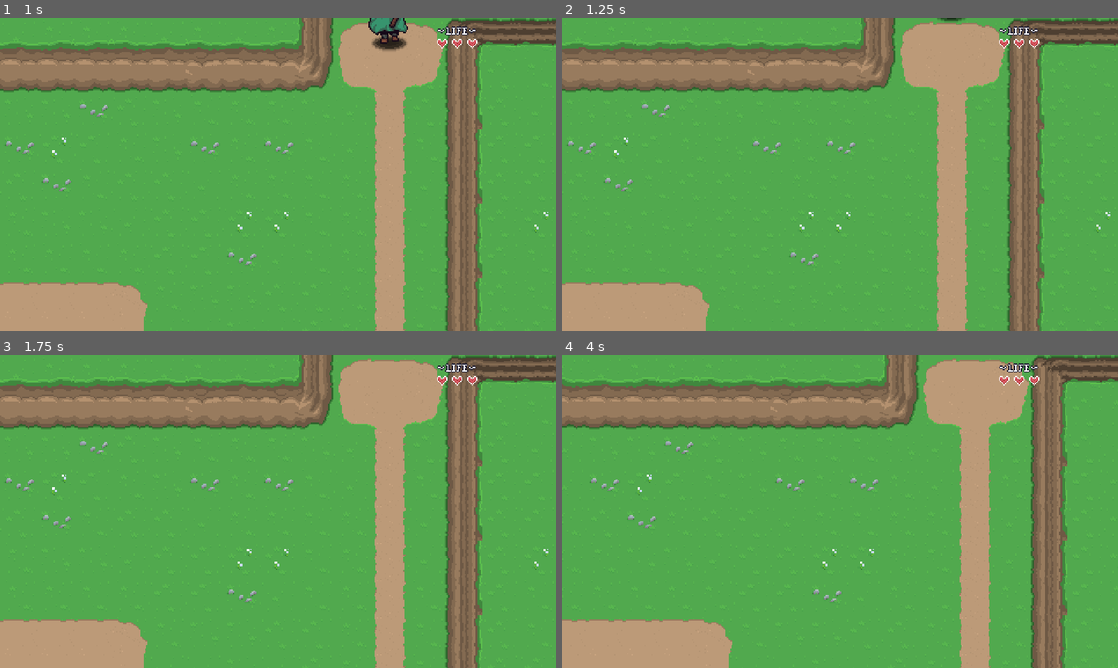
Above: before the commit, frames 1-4 (two rows, left to right).
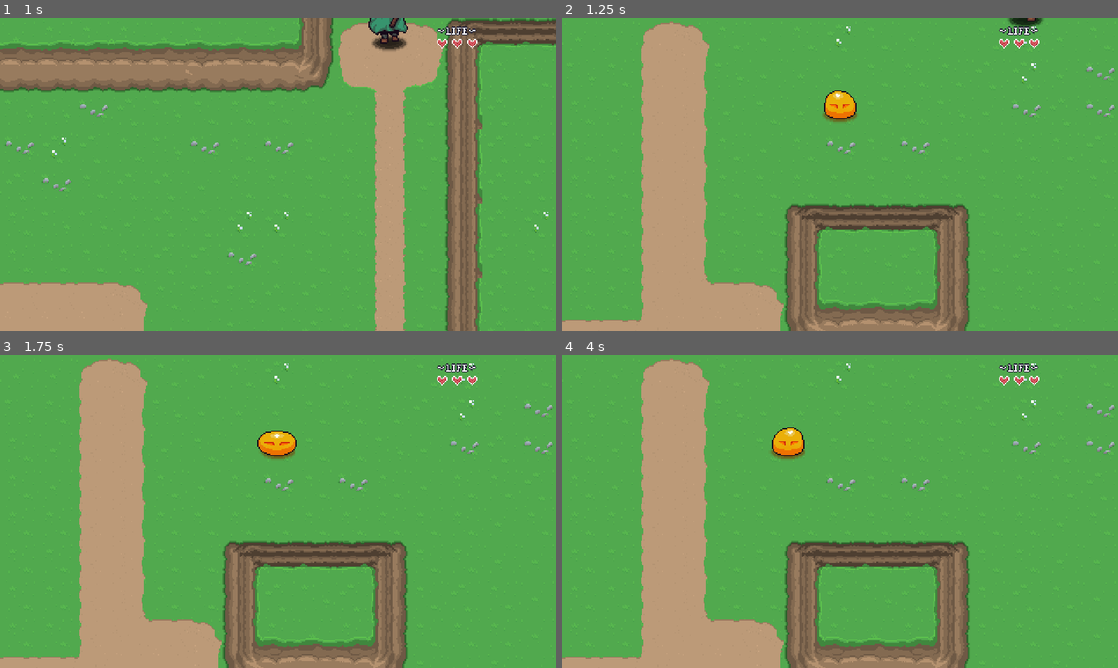
Above: after the commit, the same moments.

Repository: philozofer/aarpg
Game: Godot game, scene res://scenes/levels/Area1/level1.tscn
The game is run twice, just before and just after one commit, with the same random seed, the same clock (stepped at 60 frames per second) and the same inputs. This scene is started directly instead of the project's main scene.
Inputs:
- Up to frame 1 (1 s): tap Enter at 0.5 s; hold W (move_up) from 0.53 s (still down); hold J (attack) from 0.53 s (still down)
- Up to frame 2 (1.25 s): keep holding W (move_up); keep holding J (attack)
- Up to frame 3 (1.75 s): keep holding W (move_up); release J (attack) at 1.28 s; tap J (attack) at 1.35 s
- Up to frame 4 (4 s): release W (move_up) at 2.03 s; hold J (attack) 2.03-2.78 s; hold A (move_left) 2.03-3.53 s; tap J (attack) at 2.85 s; hold S (move_down) from 3.53 s (still down); hold J (attack) from 3.53 s (still down)

Frame 1 is identical in both runs. In frame 2, 43% of the frame differs, in the area x 0-100%, y 0-100%; in frame 3, 43%; in frame 4, 44%.

Commit message:
created basic scene_manager + scene transitions

Diff:
--- a/autoloads/global_level_manager.gd
+++ b/autoloads/global_level_manager.gd
@@ -1,9 +1,49 @@
 extends Node
 
+
+signal level_load_started
+signal level_loaded
+signal TileMapBoundsChanged(bounds : Array[Vector2])
+
+
+
 var current_tilemap_bounds: Array[Vector2]
-signal TileMapBoundsChanged(bounds : Array[Vector2])
+var target_transition: String
+var position_offset: Vector2
+
+
+func _ready():
+	await get_tree().process_frame
+	level_loaded.emit()
 
 func changeTilemapBounds(bounds: Array[Vector2]) -> void:
 	current_tilemap_bounds = bounds
 	TileMapBoundsChanged.emit(bounds)
+
+func load_new_level(
+	level_path: String,
+	_target_transition: String,
+	_postition_offset: Vector2
+) -> void:
+
+	get_tree().paused = true
+	target_transition = _target_transition
+	position_offset = _postition_offset
+
+	await get_tree().process_frame # Level Transition (effects)
+
+	level_load_started.emit()
+
+	await get_tree().process_frame
+
+	get_tree().change_scene_to_file(level_path)
+
+	await get_tree().process_frame # Level Transition (effects)
+
+	get_tree().paused = false
+
+	await get_tree().process_frame
+
+	level_loaded.emit()
+
 	pass
--- a/scenes/levels/Area1/level1.tscn
+++ b/scenes/levels/Area1/level1.tscn
@@ -1,8 +1,9 @@
-[gd_scene load_steps=4 format=3 uid="uid://w3j42lklqu04"]
+[gd_scene load_steps=5 format=3 uid="uid://w3j42lklqu04"]
 
 [ext_resource type="PackedScene" uid="uid://cu3fp0yjpylx1" path="res://assets/tilemaps/grass-01.tscn" id="1_mw83q"]
 [ext_resource type="Script" path="res://scripts/levels/level.gd" id="1_p3o7u"]
 [ext_resource type="PackedScene" uid="uid://doku2rqdjmkv3" path="res://scenes/levels/player_spawn.tscn" id="2_1uodm"]
+[ext_resource type="PackedScene" uid="uid://cxmgl43fpgqqx" path="res://scenes/levels/level_transition.tscn" id="4_xjyoy"]
 
 [node name="Level1" type="Node2D"]
 y_sort_enabled = true
@@ -13,3 +14,9 @@
 
 [node name="PlayerSpawn" parent="." instance=ExtResource("2_1uodm")]
 position = Vector2(496, -90)
+
+[node name="LevelTransition" parent="." instance=ExtResource("4_xjyoy")]
+position = Vector2(496, -128)
+level = "res://scenes/levels/playground.tscn"
+size = 3
+side = 2
--- /dev/null
+++ b/scenes/levels/level_transition.tscn
@@ -0,0 +1,18 @@
+[gd_scene load_steps=3 format=3 uid="uid://cxmgl43fpgqqx"]
+
+[ext_resource type="Script" path="res://scripts/levels/level_transition.gd" id="1_awq7i"]
+
+[sub_resource type="RectangleShape2D" id="RectangleShape2D_kfcuj"]
+resource_local_to_scene = true
+size = Vector2(32, 64)
+
+[node name="LevelTransition" type="Area2D"]
+collision_layer = 0
+monitorable = false
+script = ExtResource("1_awq7i")
+metadata/_edit_vertical_guides_ = [-58.0]
+
+[node name="CollisionShape2D" type="CollisionShape2D" parent="."]
+position = Vector2(-16, 0)
+shape = SubResource("RectangleShape2D_kfcuj")
+debug_color = Color(0.465819, 0.00282797, 0.913721, 0.42)
--- a/scenes/levels/playground.tscn
+++ b/scenes/levels/playground.tscn
@@ -1,9 +1,10 @@
-[gd_scene load_steps=5 format=3 uid="uid://dlyj87jvi4ugw"]
+[gd_scene load_steps=6 format=3 uid="uid://dlyj87jvi4ugw"]
 
 [ext_resource type="Script" path="res://scripts/levels/level.gd" id="1_knj71"]
 [ext_resource type="PackedScene" uid="uid://cu3fp0yjpylx1" path="res://assets/tilemaps/grass-01.tscn" id="2_p8hlx"]
 [ext_resource type="PackedScene" uid="uid://of5y0fkf67qs" path="res://scenes/characters/enemies/slime.tscn" id="3_exo65"]
 [ext_resource type="PackedScene" uid="uid://doku2rqdjmkv3" path="res://scenes/levels/player_spawn.tscn" id="3_wsi6n"]
+[ext_resource type="PackedScene" uid="uid://cxmgl43fpgqqx" path="res://scenes/levels/level_transition.tscn" id="5_ilf6u"]
 
 [node name="Playground" type="Node2D"]
 y_sort_enabled = true
@@ -23,3 +24,9 @@
 
 [node name="PlayerSpawn" parent="." instance=ExtResource("3_wsi6n")]
 position = Vector2(126, 291)
+
+[node name="LevelTransitionSouth" parent="." instance=ExtResource("5_ilf6u")]
+position = Vector2(224, 448)
+level = "res://scenes/levels/Area1/level1.tscn"
+size = 3
+side = 3
--- a/scripts/levels/level.gd
+++ b/scripts/levels/level.gd
@@ -5,4 +5,10 @@
 func _ready():
 	self.y_sort_enabled = true
 	PlayerManager.set_as_parent(self)
-	pass # Replace with function body.
+	LevelManager.level_load_started.connect(_free_level)
+
+
+func _free_level() -> void:
+	PlayerManager.unparent_player(self)
+	queue_free()
+	pass
--- /dev/null
+++ b/scripts/levels/level_transition.gd
@@ -0,0 +1,102 @@
+@tool
+class_name LevelTransition extends Area2D
+
+enum SIDE { LEFT, RIGHT, TOP, BOTTOM }
+
+@export_file("*.tscn") var level
+@export var target_transition_area: String = "LevelTransition"
+
+@export_category("Collision Area Settings")
+
+@export_range(1,12,1, "or_greater") var size: int = 2 :
+	set(_v):
+		size = _v
+		_update_area()
+
+@export var side: SIDE = SIDE.LEFT :
+	set(_v):
+		side = _v
+		_update_area()
+
+@export var snap_to_grid: bool = false :
+	set(_v):
+		_snap_to_grid()
+
+@onready var collision_shape: CollisionShape2D = $CollisionShape2D
+
+
+# Called when the node enters the scene tree for the first time.
+func _ready():
+	_update_area()
+	if Engine.is_editor_hint():
+		return
+
+	monitoring = false
+	_place_player()
+
+	await  LevelManager.level_loaded
+
+	monitoring = true
+	body_entered.connect(_player_entered)
+
+
+	pass # Replace with function body.
+
+
+func _player_entered(_p: Node2D) -> void:
+	# Do something with LevelManager
+	LevelManager.load_new_level(level, target_transition_area, get_offset())
+	pass
+
+func _place_player() -> void:
+	if name != LevelManager.target_transition:
+		return
+	PlayerManager.set_player_position(global_position + LevelManager.position_offset)
+	pass
+
+func get_offset() -> Vector2:
+	var offset: Vector2 = Vector2.ZERO
+	var player_pos = PlayerManager.player.global_position
+
+	if side == SIDE.LEFT or side == SIDE.RIGHT:
+		offset.y =player_pos.y - global_position.y
+		offset.x = 16
+		if side == SIDE.LEFT:
+			offset.x *= -1
+	else:
+		offset.x = player_pos.x - global_position.x
+		offset.x = 16
+		if side == SIDE.TOP:
+			offset.y *= -1
+
+
+	return offset
+
+# Called every frame. 'delta' is the elapsed time since the previous frame.
+func _update_area() -> void:
+	var new_rect: Vector2 = Vector2(32,32)
+	var new_position: Vector2 = Vector2.ZERO
+
+	if side == SIDE.TOP:
+		new_rect.x *= size
+		new_position.y -= 16
+	elif side == SIDE.BOTTOM:
+		new_rect.x *= size
+		new_position.y += 16
+	elif side == SIDE.LEFT:
+		new_rect.y *= size
+		new_position.x -= 16
+	elif side == SIDE.RIGHT:
+		new_rect.y *= size
+		new_position.x += 16
+
+	if collision_shape == null:
+		collision_shape = get_node("CollisionShape2D")
+
+	collision_shape.shape.size = new_rect
+	collision_shape.position = new_position
+
+func _snap_to_grid() -> void:
+	position.x = round(position.x / 16) * 16
+	position.y = round(position.y / 16) * 16
+	pass
